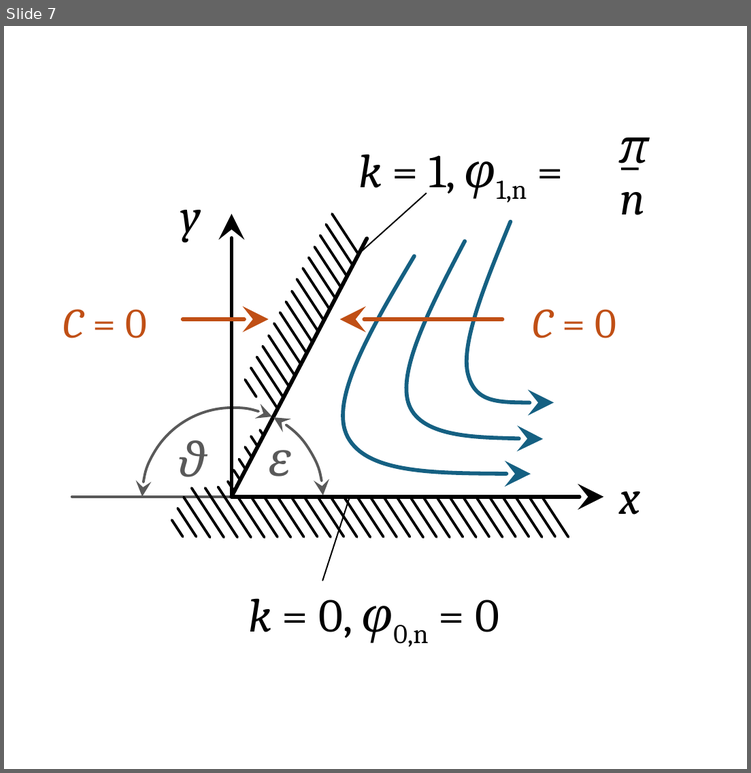
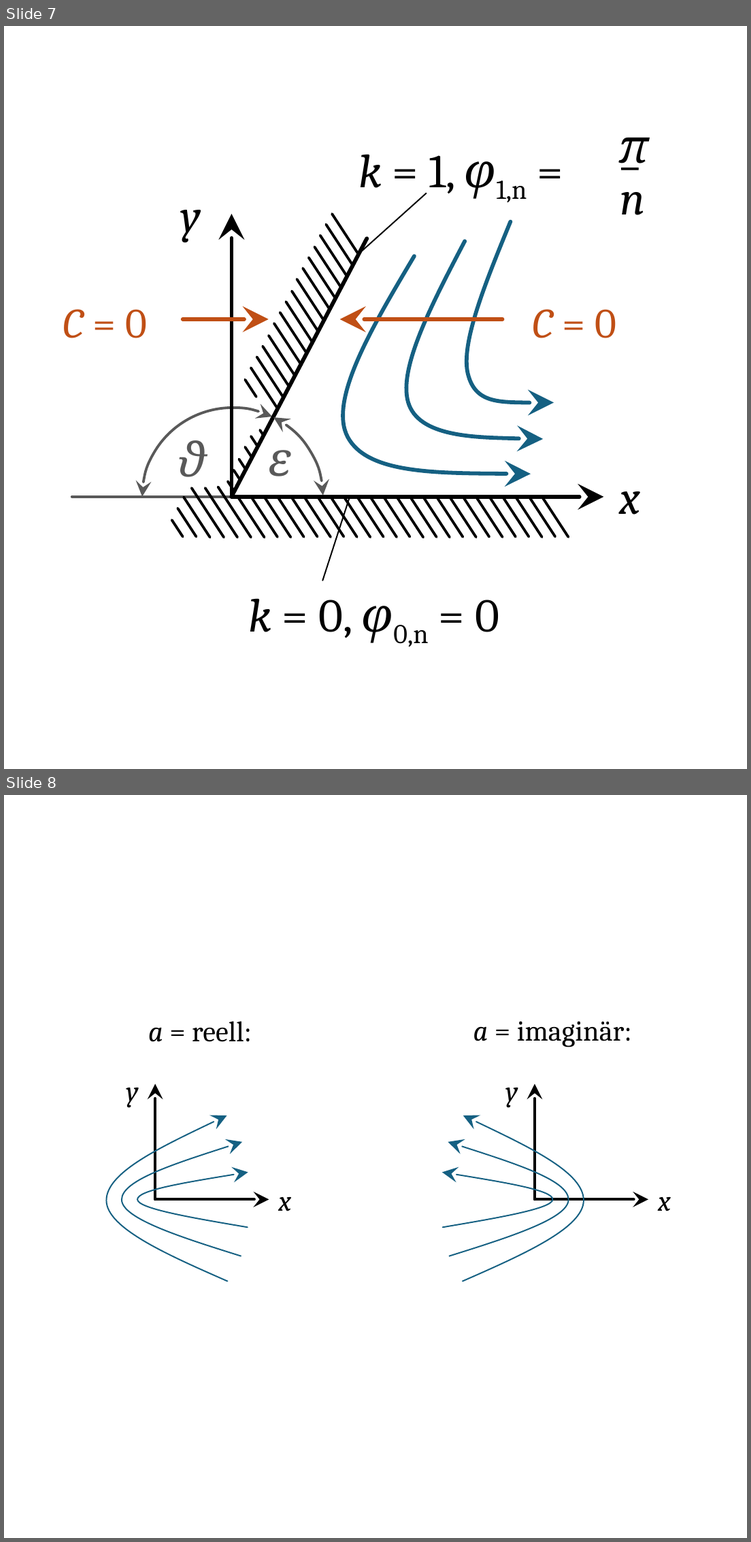
Before and after one commit to m4zeRobot/Project-FoSa, a slide deck: Strömungslehre 2/images/SL2-Images.pptx. Shown one above the other, each under a label of ours: slide 7 before the commit, slides 7 and 8 after it. The pictures are 751x773 and 751x1542 pixels, drawn with LibreOffice and Linux fonts; fonts in the diff are those of the drawing. Boxes give left, top, right and bottom in pixels: in the first picture for what was removed or moved away, otherwise in the second. Text is boxed around its words. In the diff, an @@ line names an element or a change of style, - is before the commit and + after.

```diff
--- a/Strömungslehre 2/images/SL2-Images.pptx
+++ b/Strömungslehre 2/images/SL2-Images.pptx
@@ slide 8 added at bbox=[4, 795, 747, 1538], background #FFFFFF @@
@@ text added at bbox=[148, 1021, 252, 1042], 11 pt, text #000000 @@
+a = reell:
@@ text added at bbox=[473, 1021, 632, 1047], 11 pt, text #000000 @@
+a = imaginär:
@@ freeform shape added at bbox=[106, 1115, 226, 1281], outline #156082 0.5 pt @@
@@ freeform shape added at bbox=[462, 1115, 583, 1281], outline #156082 0.5 pt @@
@@ freeform shape added at bbox=[121, 1142, 241, 1257], outline #156082 0.5 pt @@
@@ freeform shape added at bbox=[447, 1142, 568, 1257], outline #156082 0.5 pt @@
@@ freeform shape added at bbox=[138, 1172, 249, 1227], outline #156082 0.5 pt @@
@@ freeform shape added at bbox=[441, 1172, 553, 1227], outline #156082 0.5 pt @@
@@ group added at bbox=[126, 1083, 291, 1211]: 2 arrows, 2 texts @@
+y
+x
@@ group added at bbox=[505, 1083, 670, 1211]: 2 arrows, 2 texts @@
+y
+x
```
Also in this commit, not shown: 2 other slides added, 5 other files.
